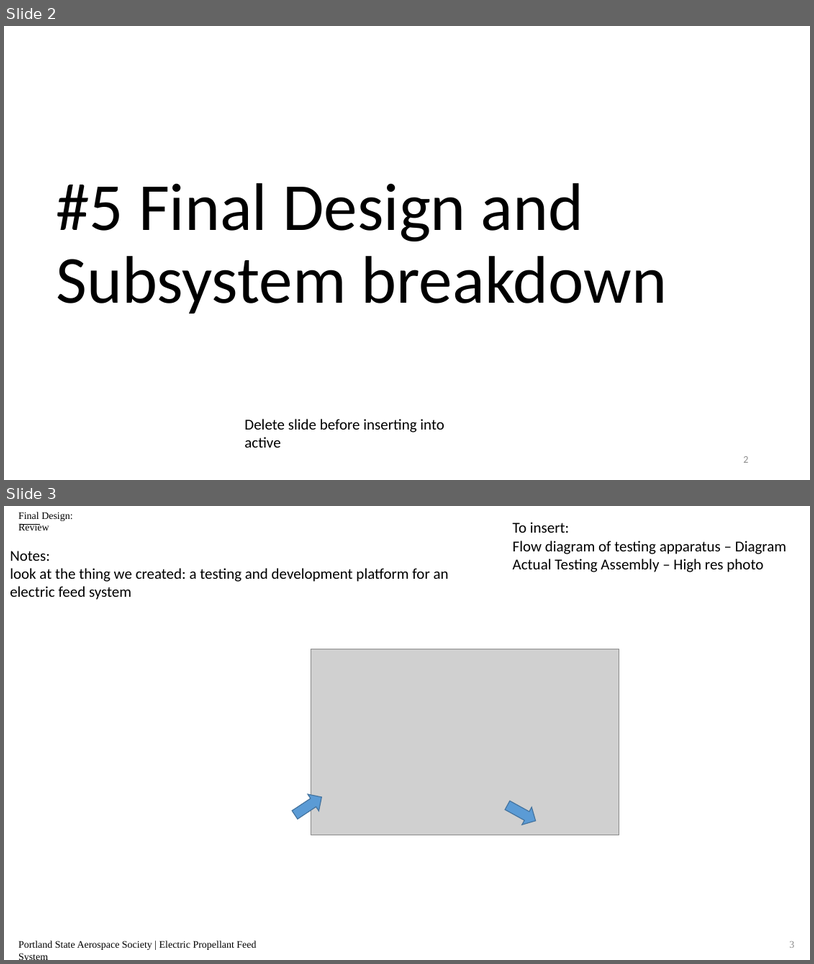
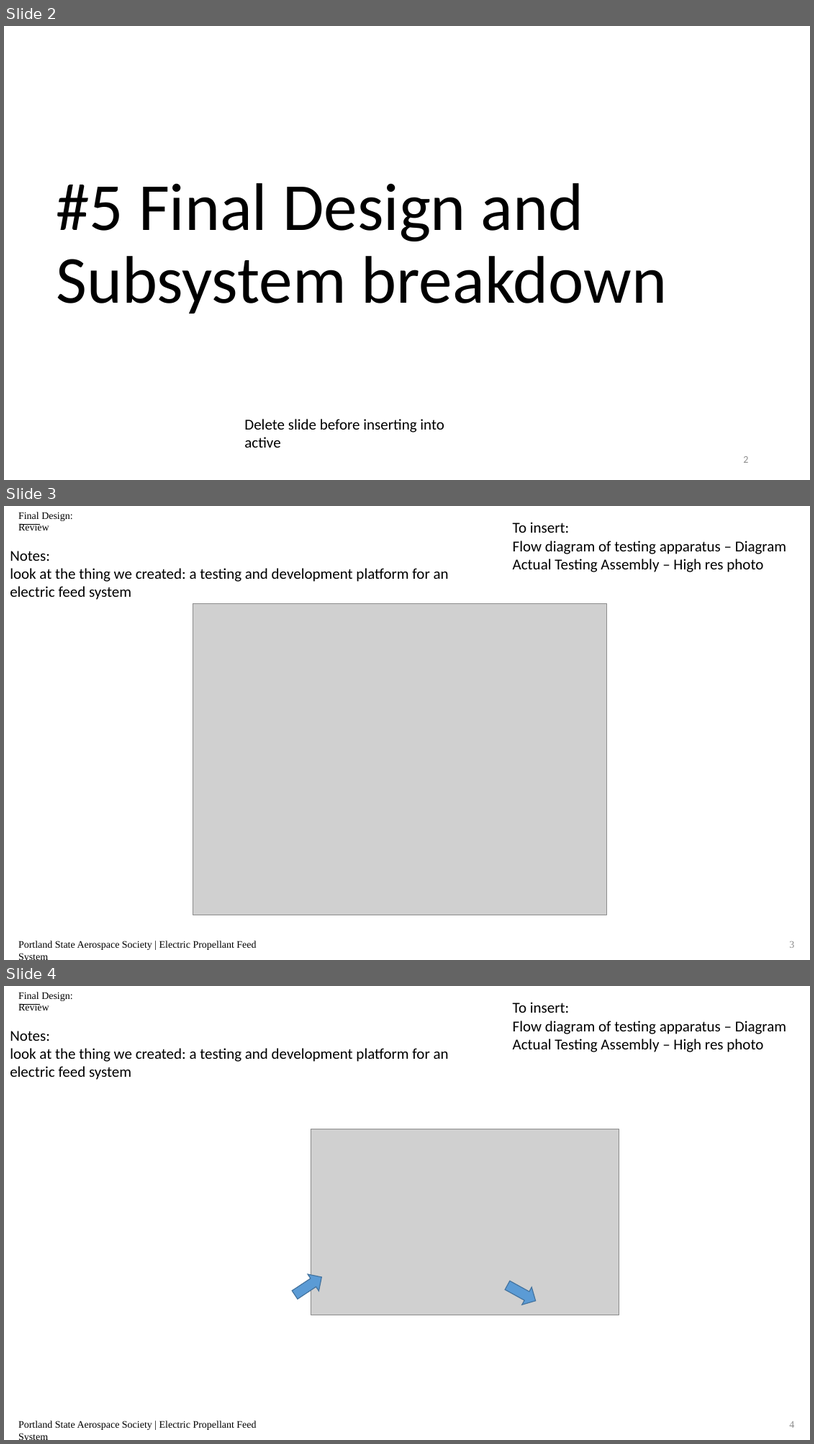
Before and after one commit to psas/electric-feed-system-prototype, a slide deck: Docs/Presentations/Slides/#5 design and subsystems.pptx. Shown one above the other, each under a label of ours: slides 2 and 3 before the commit, slides 2, 3 and 4 after it. The pictures are 814x964 and 814x1444 pixels, drawn with LibreOffice and Linux fonts; fonts in the diff are those of the drawing; grey boxes stand for pictures. Boxes give left, top, right and bottom in pixels: in the first picture for what was removed or moved away, otherwise in the second. Text is boxed around its words. In the diff, an @@ line names an element or a change of style, - is before the commit and + after.

```diff
--- a/Docs/Presentations/Slides/#5 design and subsystems.pptx
+++ b/Docs/Presentations/Slides/#5 design and subsystems.pptx
@@ slide 3 added at <box>4,506,810,960</box>, background #FFFFFF @@
@@ text added at <box>18,512,72,530</box>, 12 pt, text #000000 @@
+Final Design: Review
@@ line added from (20, 524) to (40, 524), #000000 0.5 pt @@
@@ text added at <box>513,522,787,572</box>, 18 pt, text #000000 @@
+To insert:
+Flow diagram of testing apparatus – Diagram
+Actual Testing Assembly – High res photo
@@ text added at <box>10,551,449,600</box>, 18 pt, text #000000 @@
+Notes:
+look at the thing we created: a testing and development platform for an electric feed system
@@ picture added at <box>193,604,607,915</box> @@
@@ text added at <box>18,940,256,950</box>, 12 pt, text #000000 @@
+Portland State Aerospace Society | Electric Propellant Feed System
@@ page number added at <box>790,941,795,947</box>, 12 pt, text #8C8C8C @@
+3
@@ what was slide 3 is now slide 4 @@
@@ page number at <box>790,1421,795,1427</box>: text changed @@
-3
+4
```
Also in this commit, not shown: 1 slide changed, 2 other files.
